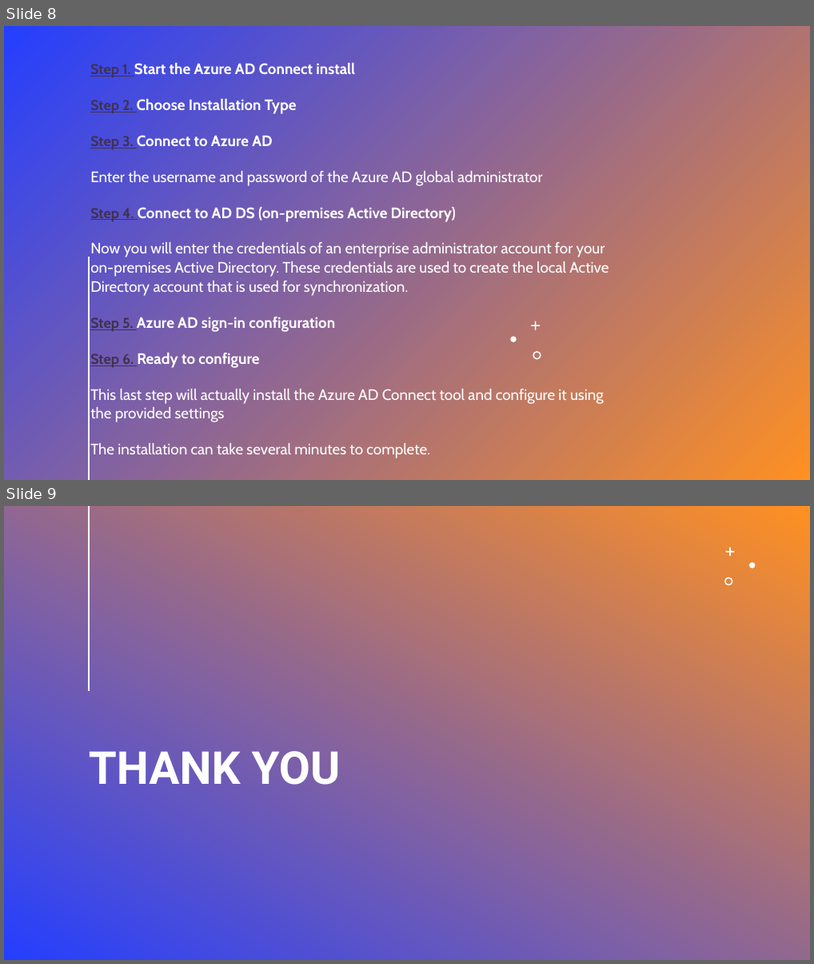
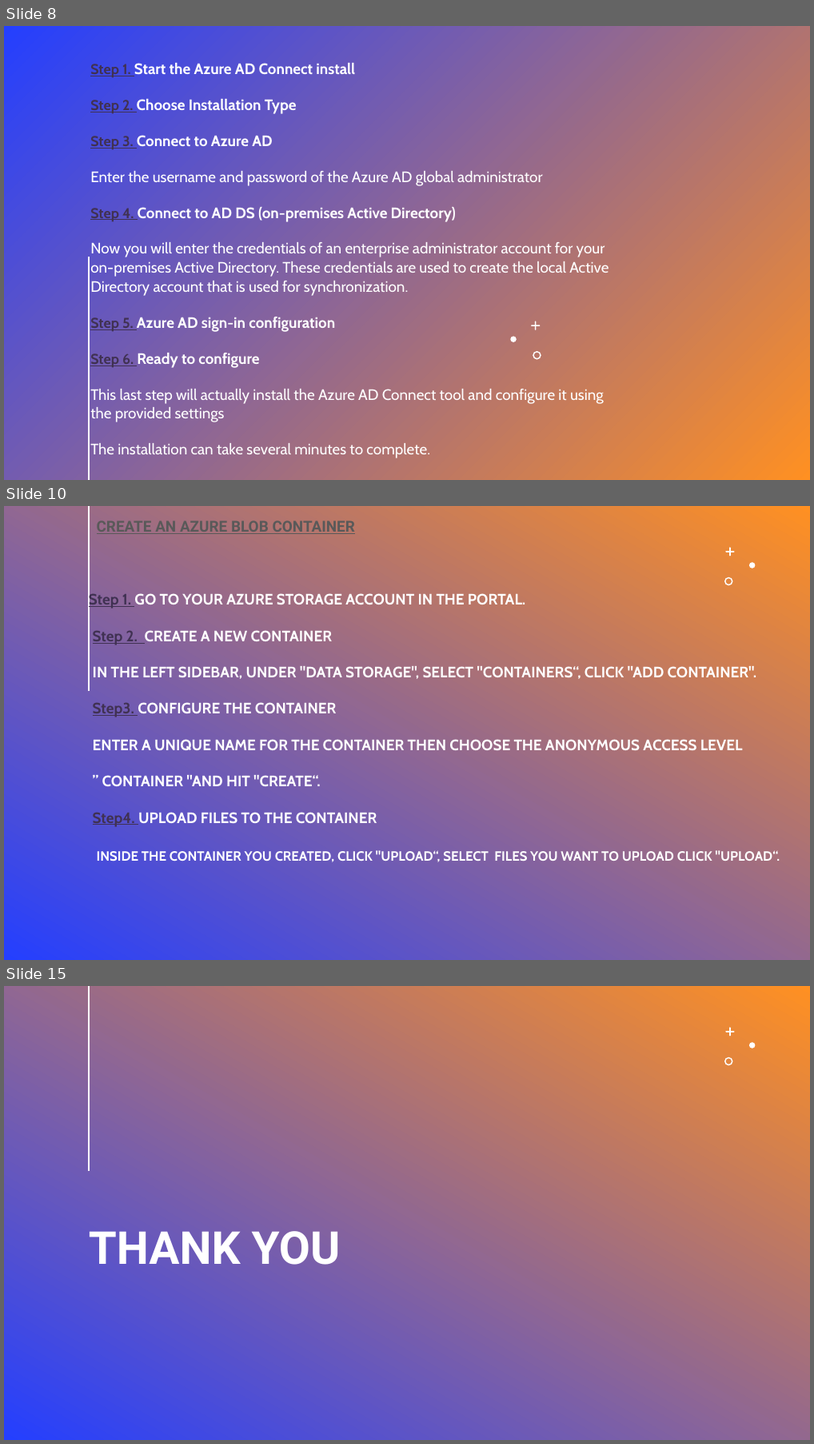
Before and after one commit to ahmedmortadasayed/Azure-cloud-solution-ONL2_ISS1_G1-, a slide deck: Final Presentation.pptx. Shown one above the other, each under a label of ours: slides 8 and 9 before the commit, slides 8, 10 and 15 after it; the slides between them are not shown. The pictures are 814x964 and 814x1444 pixels, drawn with LibreOffice and Linux fonts; fonts in the diff are those of the drawing. Boxes give left, top, right and bottom in pixels: in the first picture for what was removed or moved away, otherwise in the second. Text is boxed around its words. In the diff, an @@ line names an element or a change of style, - is before the commit and + after.

```diff
--- a/Final Presentation.pptx
+++ b/Final Presentation.pptx
@@ slide 10 added at (4, 506, 810, 960), background gradient #243FFF to #FF9022; not listed: 4 template elements that a slide beside it also shows @@
@@ subtitle added at (97, 520, 355, 534), 18 pt, text #595959, bold, underline @@
+CREATE AN AZURE BLOB CONTAINER
@@ title added at (89, 592, 780, 862), 18 pt, text #FFFFFF, bold @@
+Step 1. GO TO YOUR AZURE STORAGE ACCOUNT IN THE PORTAL.
+Step 2. CREATE A NEW CONTAINER
+IN THE LEFT SIDEBAR, UNDER "DATA STORAGE", SELECT "CONTAINERS“, CLICK "ADD CONTAINER".
+Step3. CONFIGURE THE CONTAINER
+ENTER A UNIQUE NAME FOR THE CONTAINER THEN CHOOSE THE ANONYMOUS ACCESS LEVEL
+” CONTAINER "AND HIT "CREATE“.
+Step4. UPLOAD FILES TO THE CONTAINER
+INSIDE THE CONTAINER YOU CREATED, CLICK "UPLOAD“, SELECT FILES YOU WANT TO UPLOAD CLICK "UPLOAD“.
@@ what was slide 9 is now slide 15 @@
```
Also in this commit, not shown: 5 other slides added, 5 other files.
